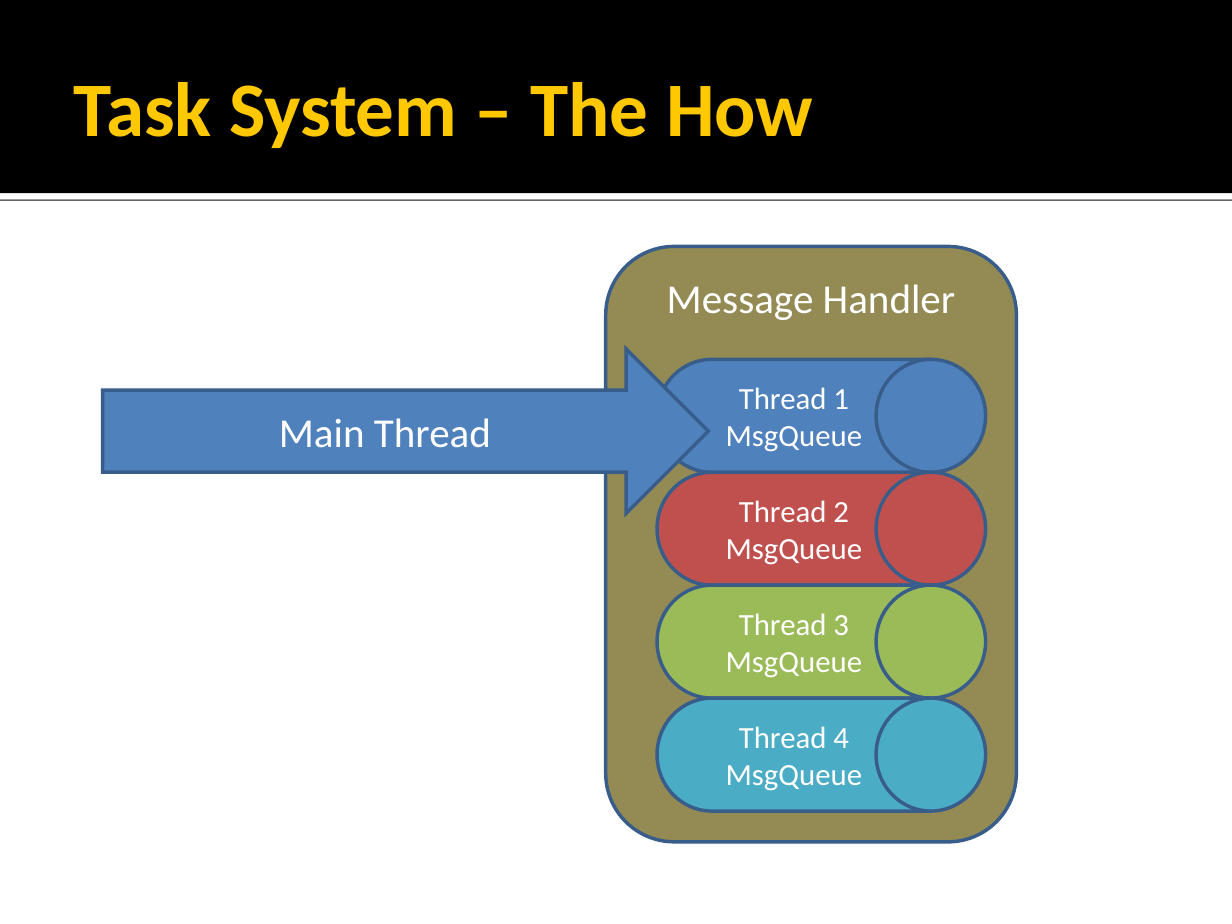
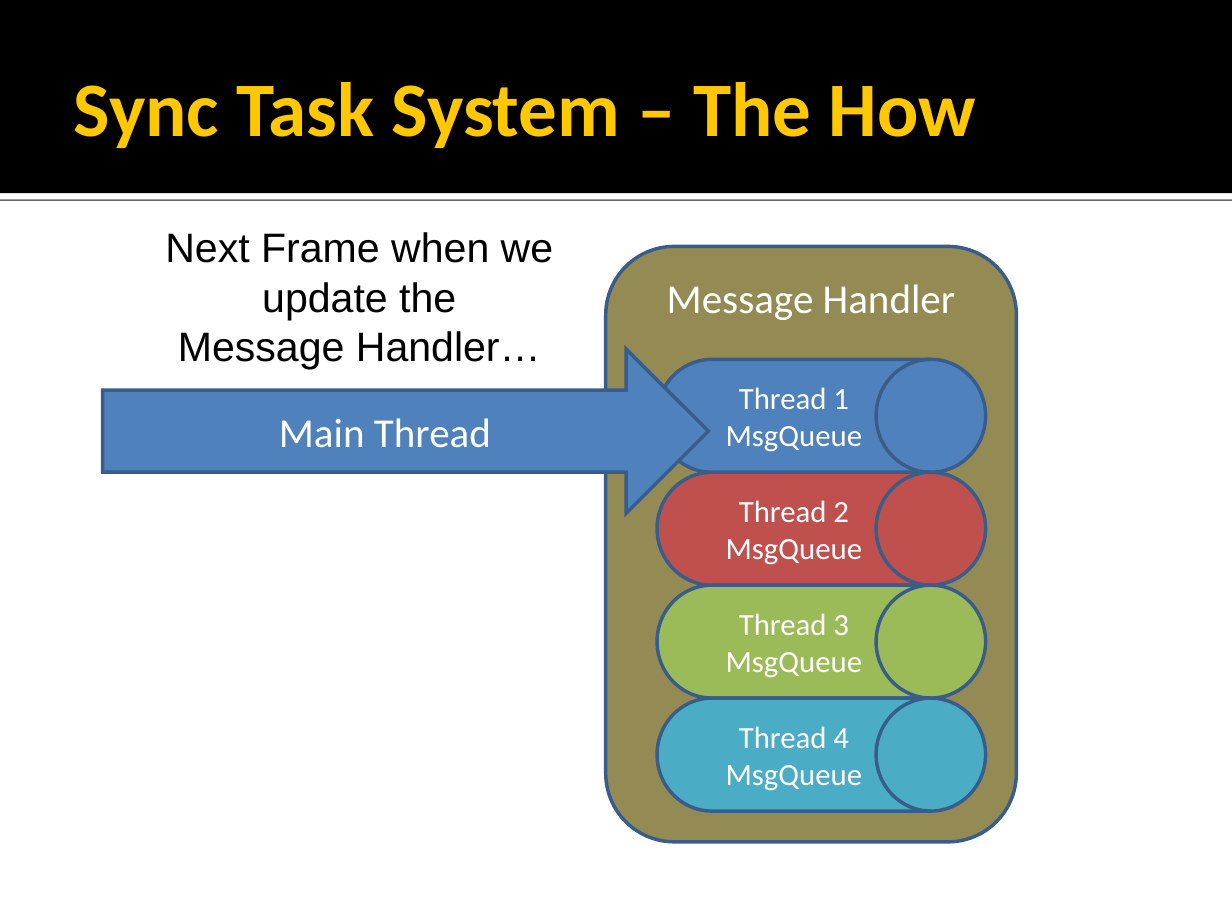
Before and after one commit to rmeisler/example_code, a slide deck: slide 33 of Concurrency Strategies.ppt (slide 29 before the commit). Drawn at 1232x924 pixels with LibreOffice and Linux fonts; fonts in the diff are those of the drawing; background and template pictures are left out. Boxes give left, top, right and bottom in pixels: in the first picture for what was removed or moved away, otherwise in the second. Text is boxed around its words. In the diff, an @@ line names an element or a change of style, - is before the commit and + after.

```diff
--- a/Concurrency Strategies.ppt
+++ b/Concurrency Strategies.ppt
@@ title at (74, 82, 976, 148): text changed @@
-Task System – The How
+Sync Task System – The How
@@ text added at (165, 232, 554, 369), 24 pt, text #000000 @@
+Next Frame when we update the
+Message Handler…
```
Also in this commit, not shown: 29 other slides changed, 18 slides added, 14 slides removed, 1 other file.
